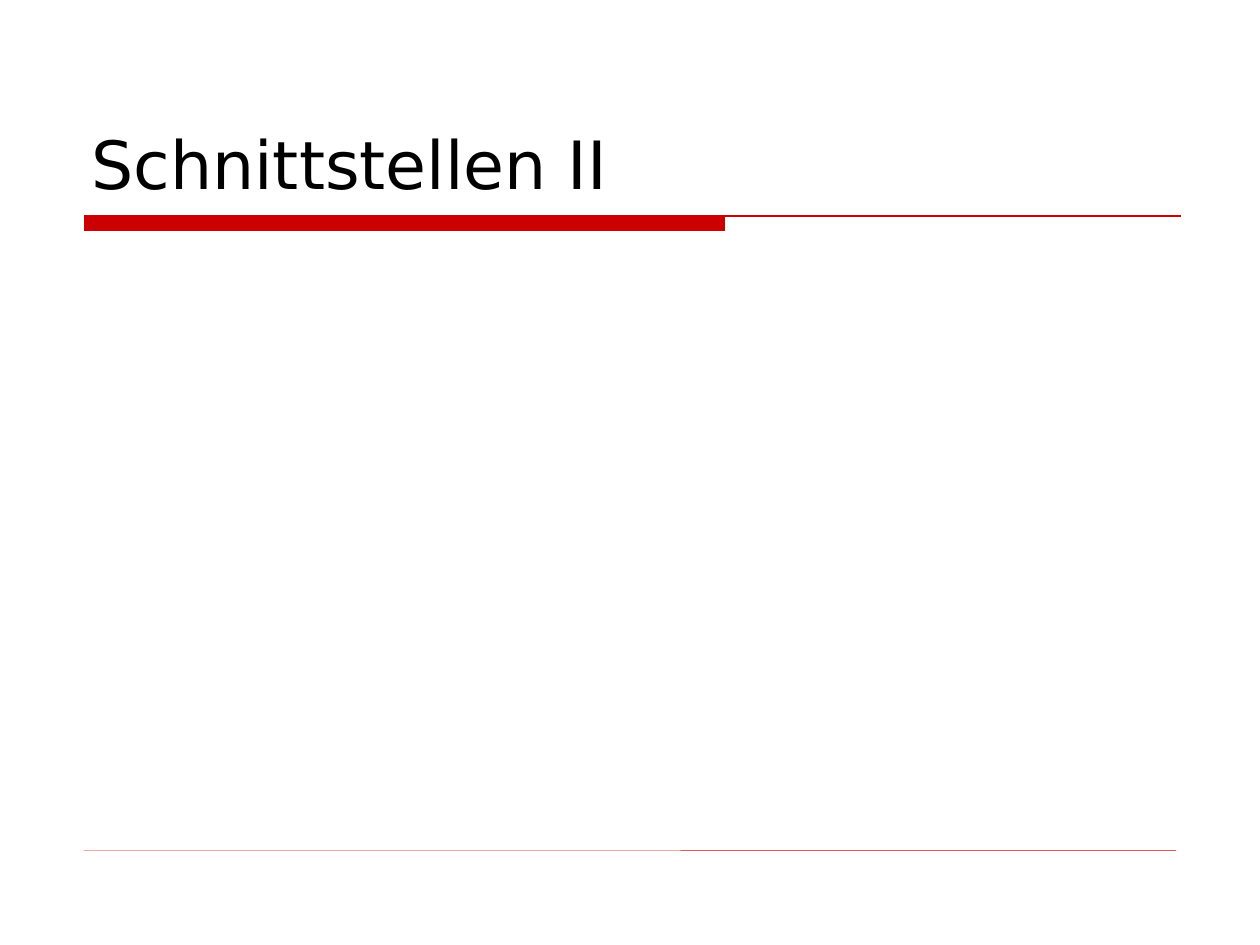
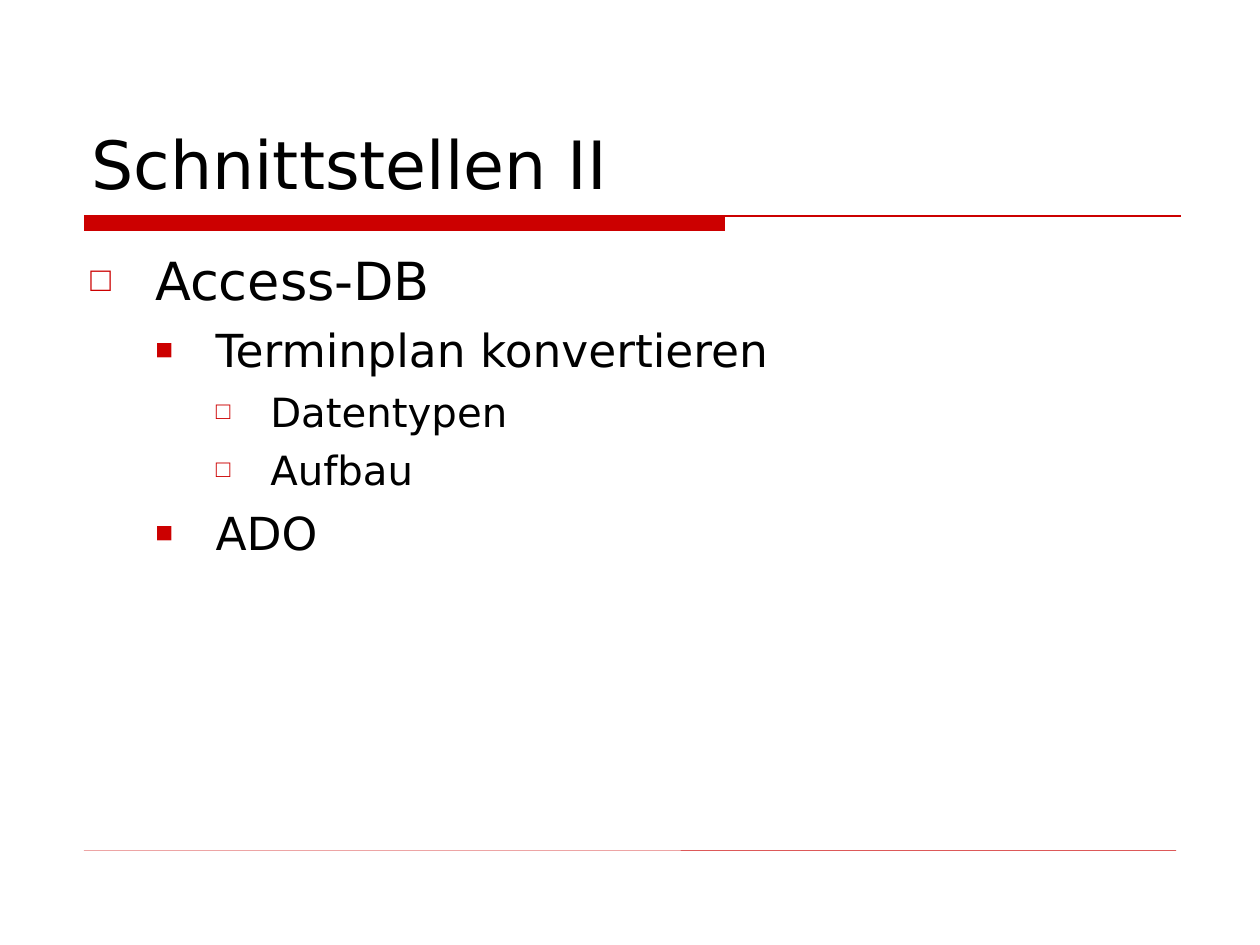
Before and after one commit to BackupTheBerlios/wiptp-svn, a slide deck: slide 10 of docs/Präsentation.ppt. Drawn at 1260x945 pixels with LibreOffice and Linux fonts; fonts in the diff are those of the drawing; background and template pictures are left out. Boxes give left, top, right and bottom in pixels: in the first picture for what was removed or moved away, otherwise in the second. Text is boxed around its words. In the diff, an @@ line names an element or a change of style, - is before the commit and + after.

Commit message:
präsentation

```diff
--- a/docs/Präsentation.ppt
+++ b/docs/Präsentation.ppt
@@ text added at box(155, 261, 768, 551), 26 pt, text #000000 @@
+□ Access-DB
+  ■ Terminplan konvertieren
+    □ Datentypen
+    □ Aufbau
+  ■ ADO
```
Also in this commit, not shown: 1 slide added, 1 slide removed.
